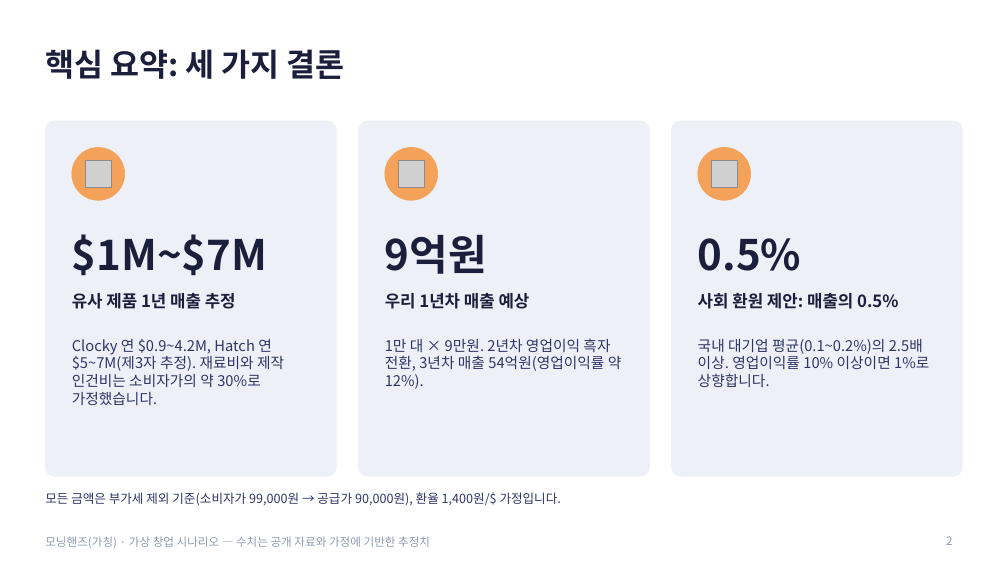
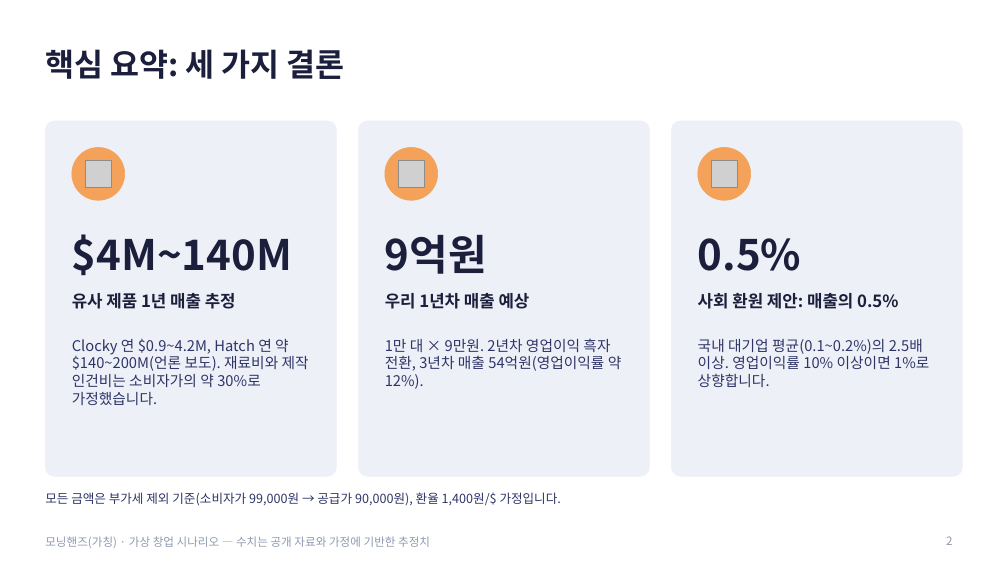
Before and after one commit to g975682-source/-, a slide deck: slide 2 of MorningHands_Business_Analysis.pptx. Drawn at 1008x567 pixels with LibreOffice and Linux fonts; fonts in the diff are those of the drawing; grey boxes stand for pictures. Boxes give left, top, right and bottom in pixels: in the first picture for what was removed or moved away, otherwise in the second. Text is boxed around its words. In the diff, an @@ line names an element or a change of style, - is before the commit and + after.

```diff
--- a/MorningHands_Business_Analysis.pptx
+++ b/MorningHands_Business_Analysis.pptx
@@ text at [72,234,292,276]: text changed @@
-$1M~$7M
+$4M~140M
@@ text at [72,339,309,405]: text changed @@
-Clocky 연 $0.9~4.2M, Hatch 연 $5~7M(제3자 추정). 재료비와 제작 인건비는 소비자가의 약 30%로 가정했습니다.
+Clocky 연 $0.9~4.2M, Hatch 연 약 $140~200M(언론 보도). 재료비와 제작 인건비는 소비자가의 약 30%로 가정했습니다.
```
Also in this commit, not shown: 10 other slides changed.
